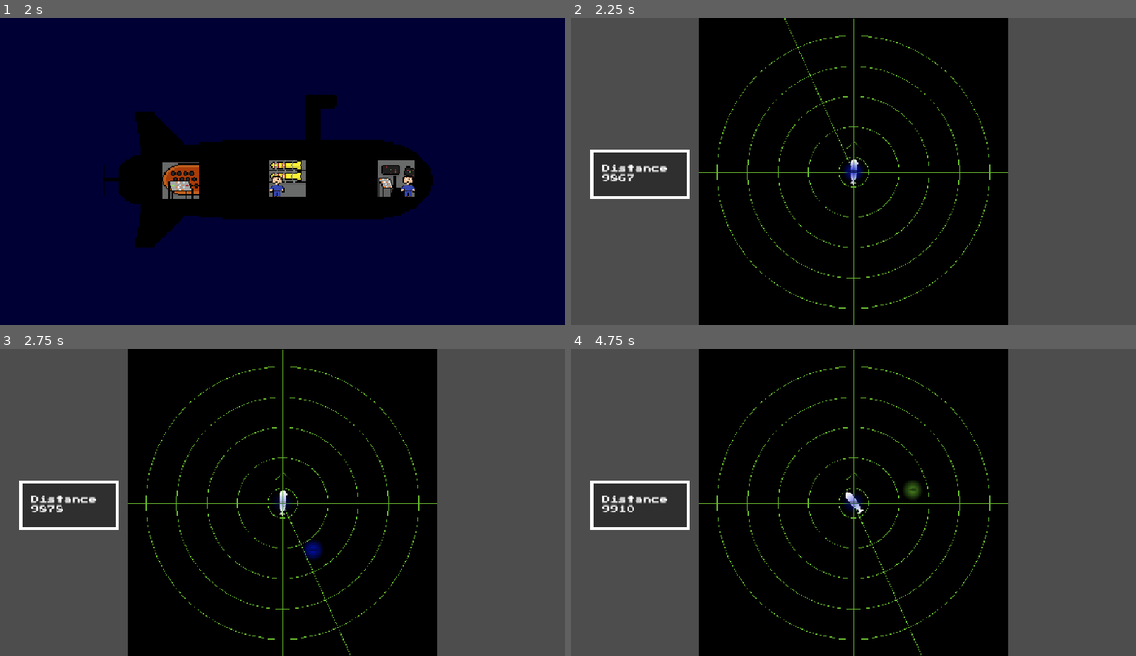
Above: before the commit, frames 1-4 (two rows, left to right).
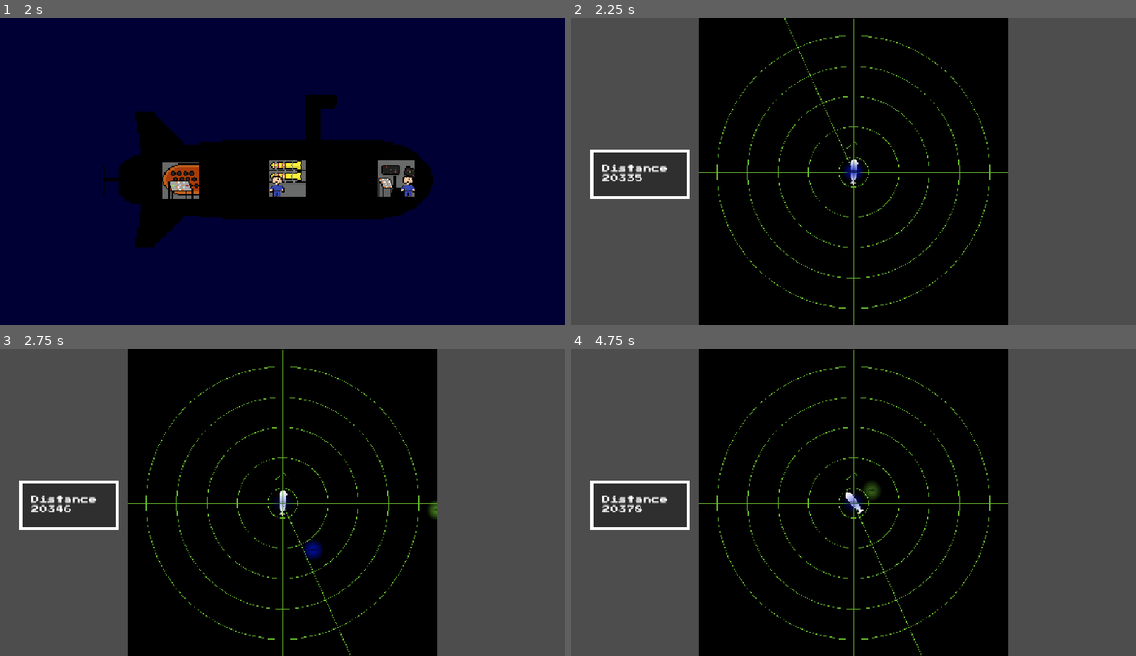
Above: after the commit, the same moments.

Repository: AJISGit/Ludum-Dare-60-Game
Game: Godot game, scene res://scenes/main_scene.tscn
Same seed, same stepped clock (60 frames per second), same inputs: the game is played once before the commit and once after it. The engine's default icon, where the game draws it, is replaced by a stand-in: a white triangle on a blue panel in a dark square. Sound files missing from this copy of the repository are replaced by a short silence.
Inputs (mouse positions are in pixels of both pictures, inside the frame that each line leads up to):
- Up to frame 1 (2 s): click "Play" at 0.5 s; tap Enter at 1.25 s; move the mouse to (180, 180) at 1.27 s; hold D (phys_sub_right) from 1.28 s (still down); hold Shift (break) from 1.28 s (still down)
- Up to frame 2 (2.25 s): tap Space (switch_view) at 2 s; move the mouse to (859, 180) at 2.02 s; release D (phys_sub_right) at 2.03 s; release Shift (break) at 2.03 s; hold S (phys_sub_down) from 2.03 s (still down); click (859, 180) at 2.1 s
- Up to frame 3 (2.75 s): keep holding S (phys_sub_down)
- Up to frame 4 (4.75 s): move the mouse to (910, 434) at 2.77 s; release S (phys_sub_down) at 2.78 s; hold D (phys_sub_right) 2.78-3.53 s; hold Space (switch_view) 2.78-3.53 s; tap Enter at 3.5 s; move the mouse to (966, 511) at 3.52 s; hold W (phys_sub_up) 3.53-4.28 s; tap Shift (break) at 3.6 s; tap Space (switch_view) at 4.25 s; move the mouse to (847, 517) at 4.27 s; press the mouse at (847, 517) at 4.28 s; hold A (phys_sub_left) from 4.28 s (still down)

Frame 1 is identical in both runs. In frame 2, less than 0.1% of the frame differs, in the area x 5-13%, y 50-54%; in frame 3, 0.2%; in frame 4, 0.4%, in the area x 5-62%, y 42-54%.

Commit message:
Make some changes

Diff:
--- a/scenes/game_world.tscn
+++ b/scenes/game_world.tscn
@@ -83,7 +83,7 @@
 [node name="EndThing" type="Sprite2D" parent="." unique_id=281653843]
 unique_name_in_owner = true
 visible = false
-position = Vector2(502, -9532)
+position = Vector2(502, -20000)
 texture = ExtResource("8_pdbwf")
 script = ExtResource("9_u1jpj")
 
@@ -91,5 +91,6 @@
 script = ExtResource("2_uh34q")
 enemy_resource = ExtResource("3_ywgp6")
 enemy_count = 1
-enemy_distance = 700.0
+enemy_distance = 600.0
+rounds_till_change = 3
 metadata/_custom_type_script = "uid://dnge0dt72twf0"
--- a/scripts/enemy.gd
+++ b/scripts/enemy.gd
@@ -19,6 +19,9 @@
 
 	if (position.distance_to(orbit_point.global_position) < 5):
 		pass
+	if (position.distance_to(orbit_point.global_position) > 800):
+		position = physical_sub.position
+		position.y -= 750
 	# Code recycled from my last game jam game: https://ajisboss.itch.io/countdown-to-powerdown
 	look_at(orbit_point.global_position)
 	position += Vector2(1.0, 0.0).rotated(rotation) * 150.0 * delta
Not shown, added: export_presets.cfg
